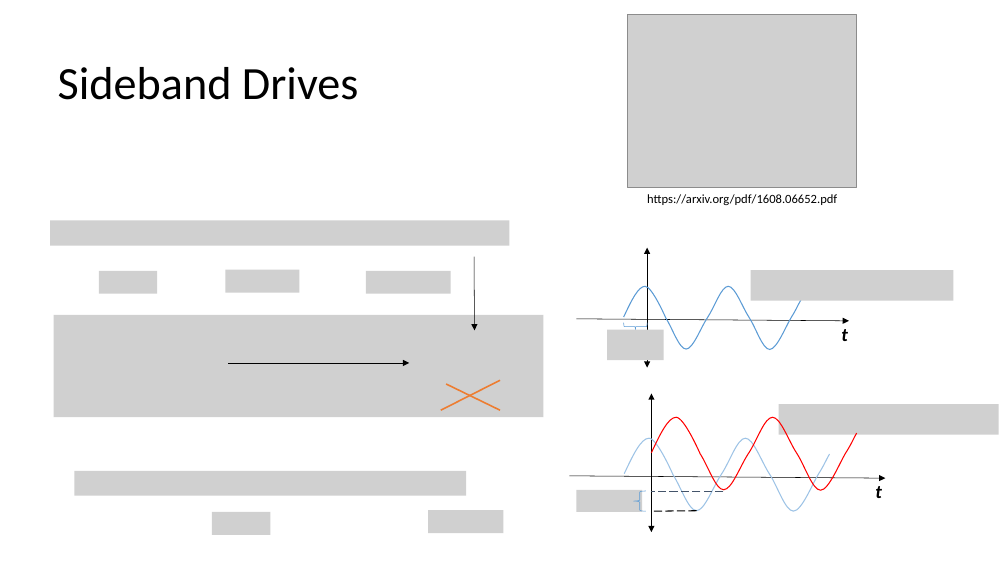
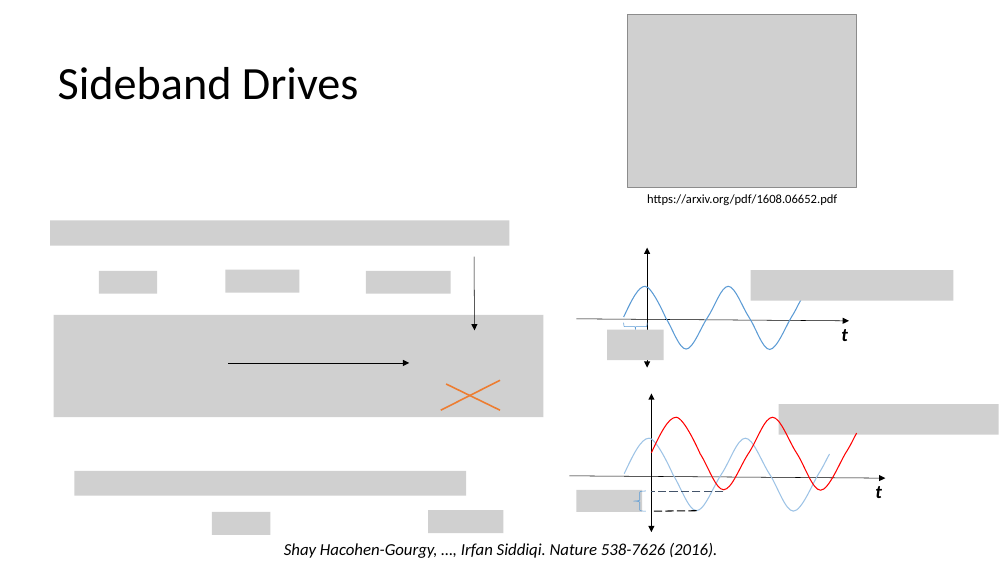
Before and after one commit to EeshGupta/Multimode-Conditional-Displacements, a slide deck: slide 7 of presentations/mcd.pptx. Drawn at 1008x567 pixels with LibreOffice and Linux fonts; fonts in the diff are those of the drawing; grey boxes stand for pictures. Boxes give left, top, right and bottom in pixels: in the first picture for what was removed or moved away, otherwise in the second. Text is boxed around its words. In the diff, an @@ line names an element or a change of style, - is before the commit and + after.

```diff
--- a/presentations/mcd.pptx
+++ b/presentations/mcd.pptx
@@ text added at bbox=[284, 543, 717, 558], 16 pt, text #000000, italic @@
+Shay Hacohen-Gourgy, …, Irfan Siddiqi. Nature 538-7626 (2016).
```
Also in this commit, not shown: 4 other slides changed, 1 slide added, 1 other file.
